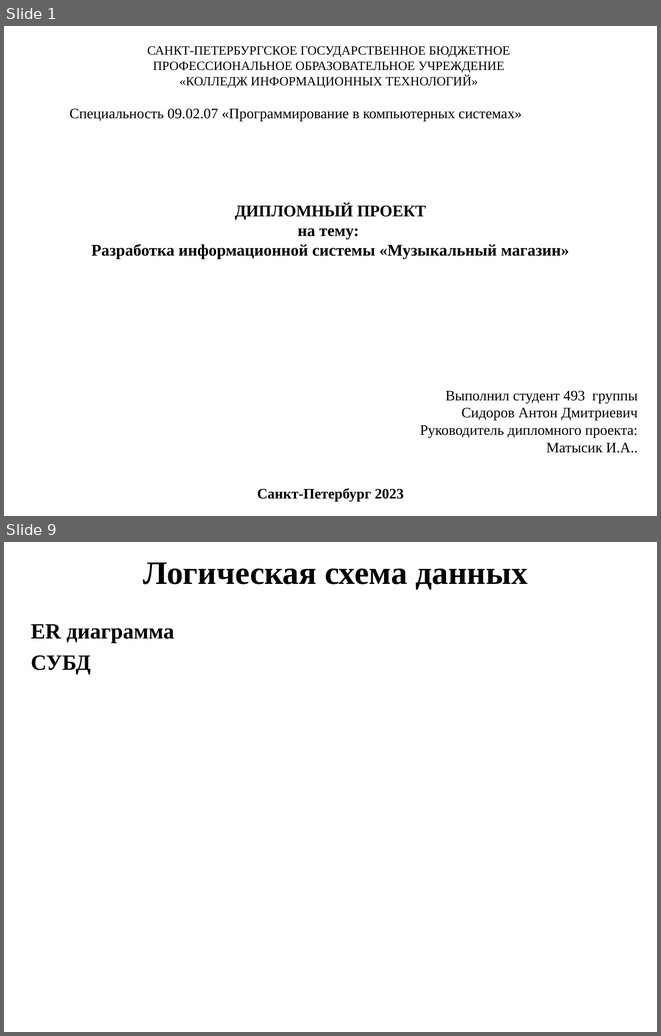
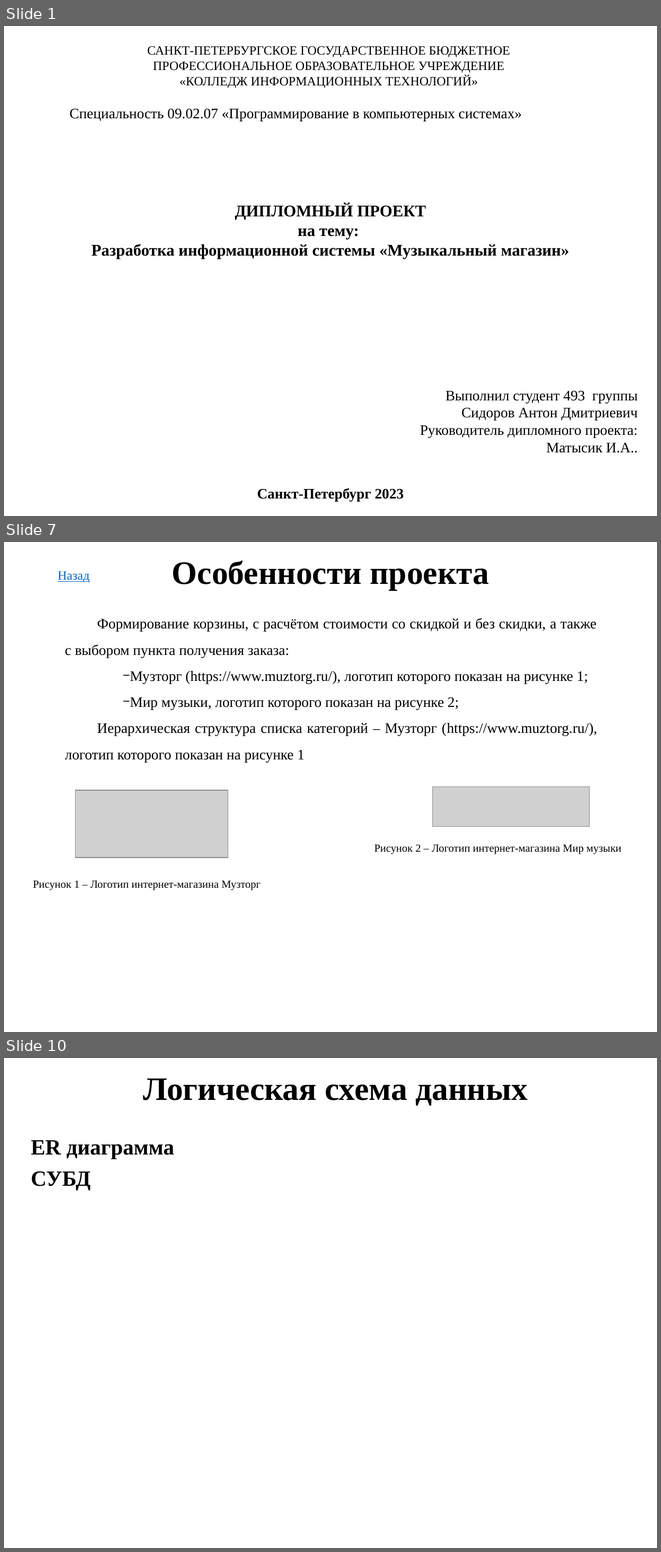
Before and after one commit to AntonSidorov1/DiplomProject, a slide deck: сидоров антон дмитриевич, Группа 493 - Презентация.pptx. Shown one above the other, each under a label of ours: slides 1 and 9 before the commit, slides 1, 7 and 10 after it; the slides between them are not shown. The pictures are 661x1036 and 661x1552 pixels, drawn with LibreOffice and Linux fonts; fonts in the diff are those of the drawing; grey boxes stand for pictures. Boxes give left, top, right and bottom in pixels: in the first picture for what was removed or moved away, otherwise in the second. Text is boxed around its words. In the diff, an @@ line names an element or a change of style, - is before the commit and + after.

```diff
--- a/сидоров антон дмитриевич, Группа 493 - Презентация.pptx
+++ b/сидоров антон дмитриевич, Группа 493 - Презентация.pptx
@@ slide 7 added at box(4, 542, 657, 1032), background #FFFFFF @@
@@ text added at box(58, 571, 89, 582), 14 pt, text #0563C1, underline @@
+Назад
@@ text added at box(172, 561, 489, 590), 36 pt, text #000000, bold @@
+Особенности проекта
@@ text added at box(65, 618, 598, 762), 16 pt, text #000000 @@
+Формирование корзины, с расчётом стоимости со скидкой и без скидки, а также с выбором пункта получения заказа:
+− Музторг (https://www.muztorg.ru/), логотип которого показан на рисунке 1;
+− Мир музыки, логотип которого показан на рисунке 2;
+Иерархическая структура списка категорий – Музторг (https://www.muztorg.ru/), логотип которого показан на рисунке 1
@@ picture added at box(75, 790, 228, 857) @@
@@ picture added at box(432, 787, 590, 827) @@
@@ text added at box(374, 844, 621, 854), 12 pt, text #000000 @@
+Рисунок 2 – Логотип интернет-магазина Мир музыки
@@ text added at box(33, 880, 261, 890), 12 pt, text #000000 @@
+Рисунок 1 – Логотип интернет-магазина Музторг
@@ what was slide 9 is now slide 10 @@
```
Also in this commit, not shown: 5 slides changed, 2 other slides added, 2 slides removed, 5 other files.
